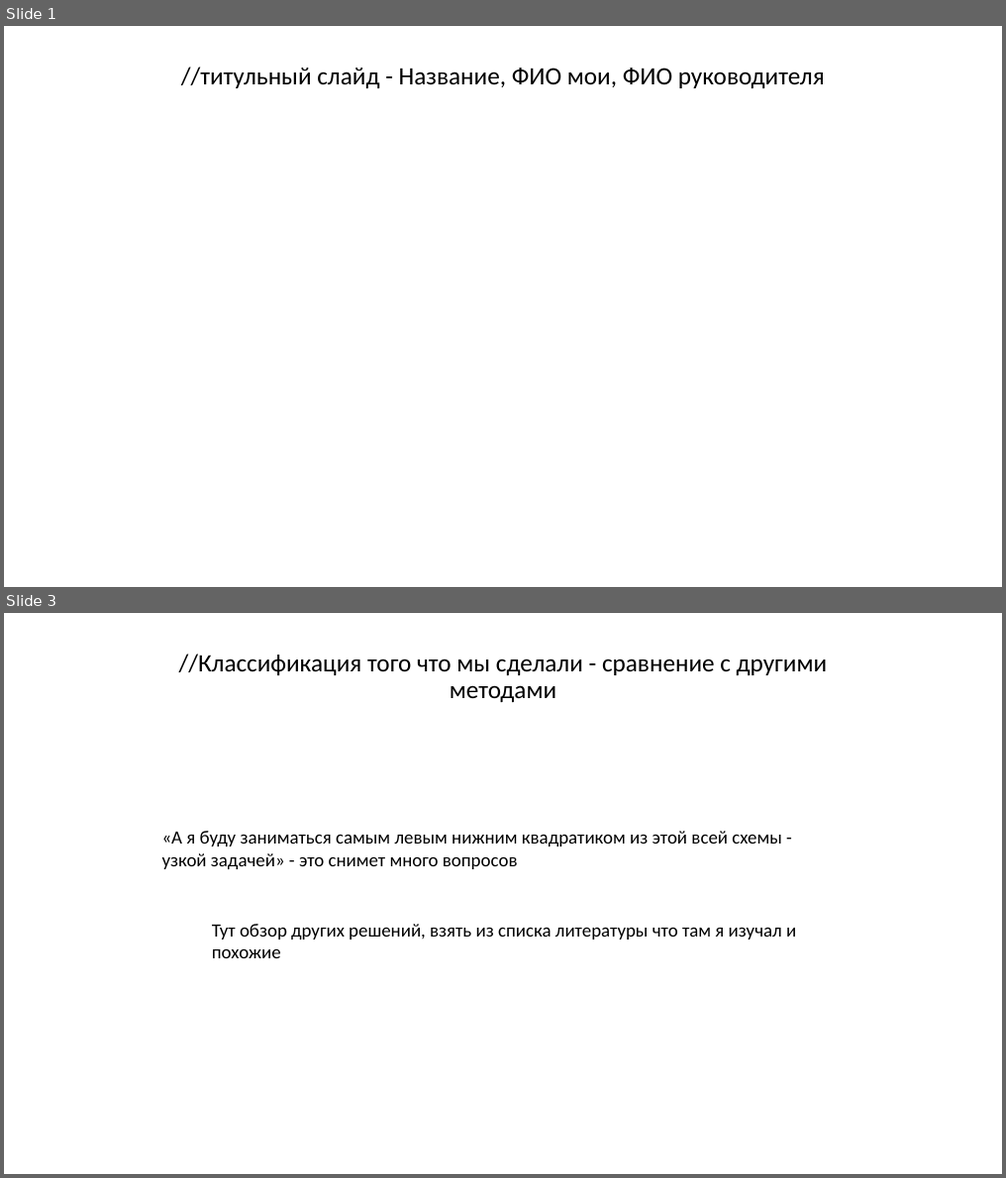
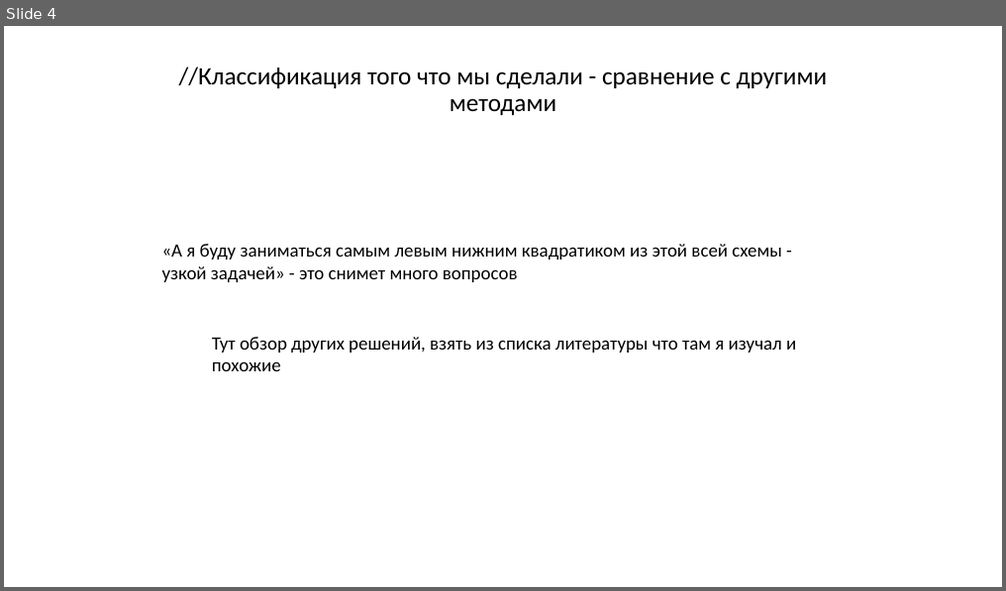
Before and after one commit to Kirmark/bachelor-qualification-work, a slide deck: presentation/presentation.pptx. Shown one above the other, each under a label of ours: slides 1 and 3 before the commit, slide 4 after it; the slides between them are not shown. The pictures are 1006x1178 and 1006x591 pixels, drawn with LibreOffice and Linux fonts; fonts in the diff are those of the drawing. Boxes give left, top, right and bottom in pixels: in the first picture for what was removed or moved away, otherwise in the second. Text is boxed around its words. In the diff, an @@ line names an element or a change of style, - is before the commit and + after.

```diff
--- a/presentation/presentation.pptx
+++ b/presentation/presentation.pptx
@@ slide 1 removed at [4,26,1002,587], background #FFFFFF @@
@@ subtitle removed at [181,67,825,88] @@
-//титульный слайд - Название, ФИО мои, ФИО руководителя
@@ what was slide 3 is now slide 4 @@
```
Also in this commit, not shown: 1 slide changed, 2 slides added, 1 other file.
